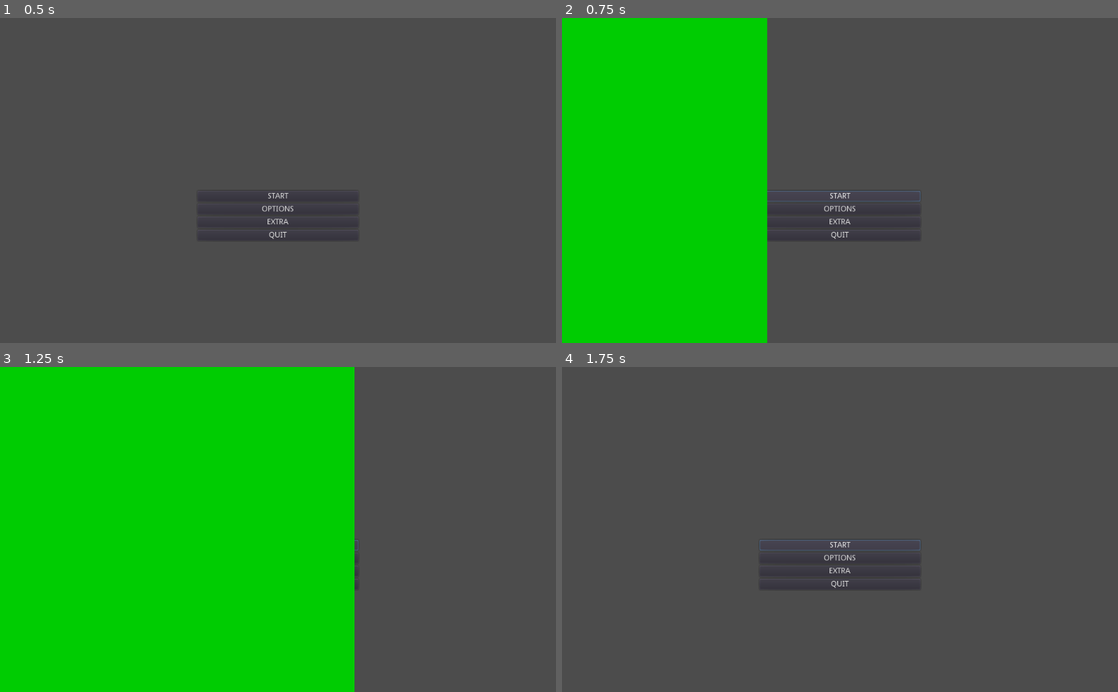
Above: before the commit, frames 1-4 (two rows, left to right).
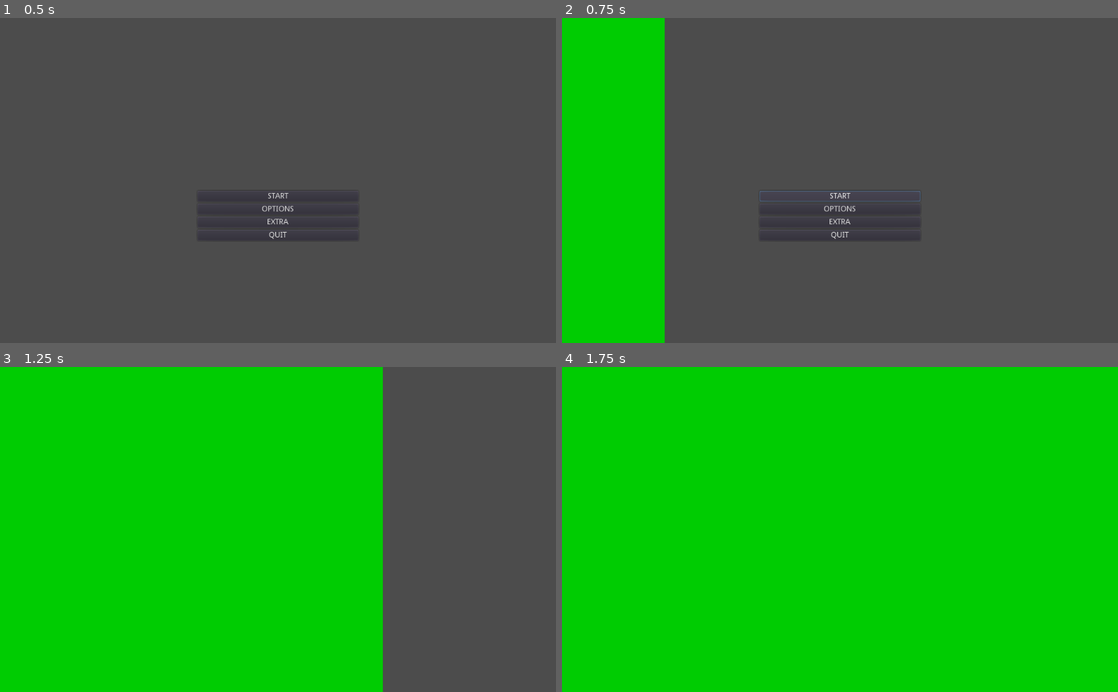
Above: after the commit, the same moments.

Repository: EyeBallTank/PROJECT-NORTUBEL-main-ish
Game: Godot game, scene res://screens/MainMenu.tscn
Same seed, same stepped clock (60 frames per second), same inputs: the game is played once before the commit and once after it.
Inputs:
- Up to frame 1 (0.5 s): no input
- Up to frame 2 (0.75 s): click "START" at 0.5 s
- Up to frame 3 (1.25 s): no input
- Up to frame 4 (1.75 s): click "START" at 1.25 s

Frame 1 is identical in both runs. In frame 2, 19% of the frame differs, in the area x 18-37%, y 0-100%; in frame 3, 5.1%; in frame 4, 100%, in the area x 0-100%, y 0-100%.

Commit message:
still fixing the animation with yield
the scene still doesn't change

Diff:
--- a/screens/MainMenu.gd
+++ b/screens/MainMenu.gd
@@ -3,7 +3,7 @@
 
 
 func _on_StartButton_pressed():
-	SceneManager.change_scene("res://src/levels/LevelTemplate.tscn" , "level_transition_effect")
+	SceneManager.change_scene("level_transition_effect", "res://src/levels/LevelTemplate.tscn", "level_transition_effect")
 
 
 func _on_QuitButton_pressed():
--- a/src/behind_the_scenes/scene_manager.gd
+++ b/src/behind_the_scenes/scene_manager.gd
@@ -6,9 +6,12 @@
 onready var animation = $CanvasLayer/AnimationPlayer
 var scene : String
 
-func change_scene(new_scene, anim):
+func change_scene(anim, new_scene, anim2):
+	animation.play(anim)
+	yield(get_tree().create_timer(1.0), "timeout")
 	scene = new_scene
-	animation.play(anim)
+	yield(get_tree().create_timer(1.0), "timeout")
+	animation.play_backwards(anim2)
 
 func _new_scene():
 		get_tree().change_scene(scene)
--- a/src/behind_the_scenes/scene_manager.tscn
+++ b/src/behind_the_scenes/scene_manager.tscn
@@ -50,10 +50,10 @@
 tracks/1/imported = false
 tracks/1/enabled = true
 tracks/1/keys = {
-"times": PoolRealArray( 0, 0.5, 1 ),
-"transitions": PoolRealArray( 1, 1, 1 ),
+"times": PoolRealArray( 0, 1 ),
+"transitions": PoolRealArray( 1, 1 ),
 "update": 0,
-"values": [ Vector2( 0, 600 ), Vector2( 1031, 600 ), Vector2( 0, 600 ) ]
+"values": [ Vector2( 0, 600 ), Vector2( 1031, 600 ) ]
 }
 
 [node name="SceneManager" type="Node"]
